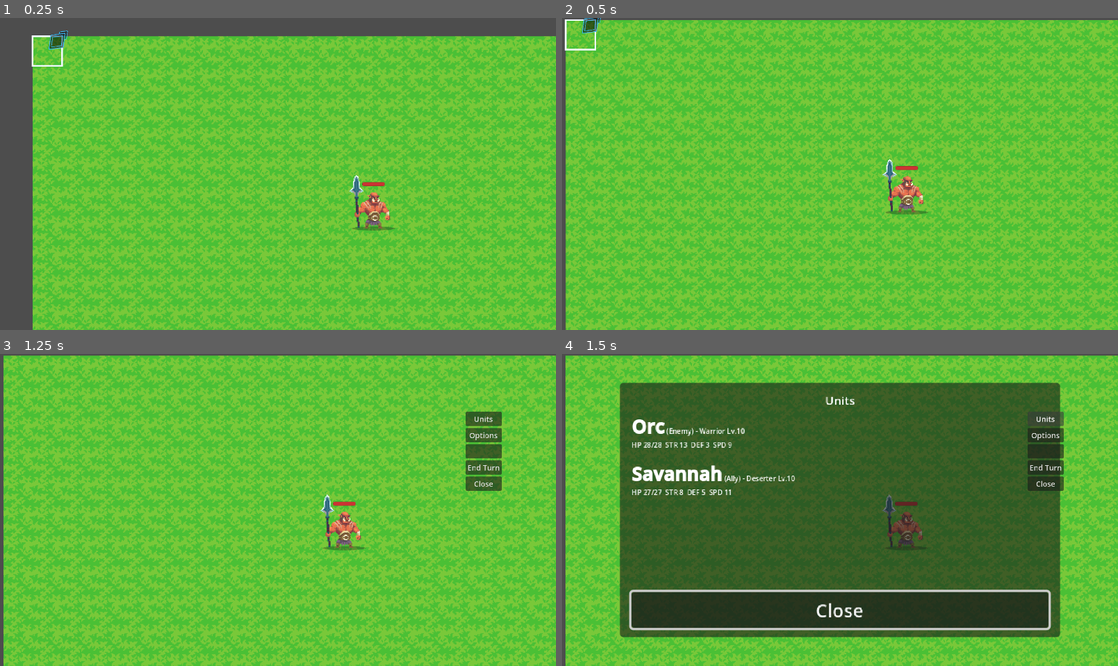
Above: before the commit, frames 1-4 (two rows, left to right).
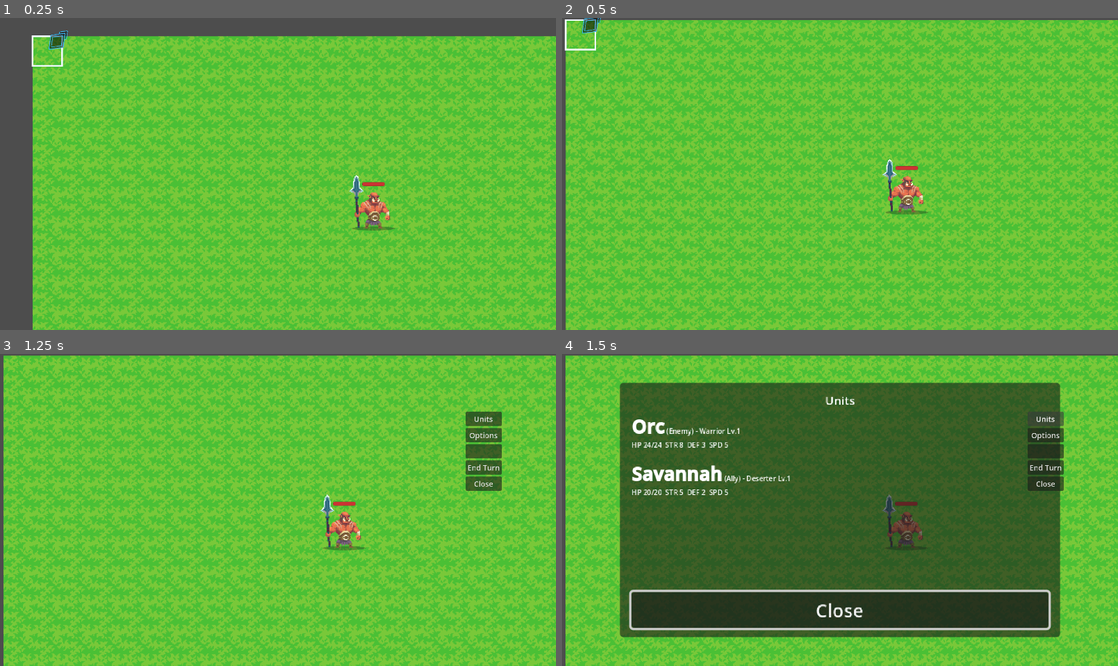
Above: after the commit, the same moments.

Repository: TheKangGaming/bloomblight
Game: Godot game, scene res://scenes/level/CombatMap_1.tscn
Two runs of this game, one before a commit and one after it. Both use one fixed random seed, a clock stepped at 60 frames per second and the inputs below. This scene is started directly instead of the project's main scene.
Inputs (mouse positions are in pixels of both pictures, inside the frame that each line leads up to):
- Up to frame 1 (0.25 s): no input
- Up to frame 2 (0.5 s): no input
- Up to frame 3 (1.25 s): tap Enter (menu_toggle) at 0.5 s; move the mouse to (400, 494) at 0.52 s; hold D (right) from 0.53 s (still down); tap Space (action) at 0.6 s; click (400, 494) at 0.67 s
- Up to frame 4 (1.5 s): release D (right) at 1.25 s; click "Units" at 1.25 s

Frames 1-3 are identical in both runs. In frame 4, 0.2% of the frame differs, in the area x 15-42%, y 23-46%.

Commit message:
Fixing Icons

Diff:
--- a/scenes/level/CombatMap_1.tscn
+++ b/scenes/level/CombatMap_1.tscn
@@ -495,7 +495,6 @@
 position = Vector2(383, 438)
 character_data = SubResource("Resource_yjnxd")
 current_stats = SubResource("Resource_hejk3")
-level = 10
 
 [node name="AudioStreamPlayer" type="AudioStreamPlayer" parent="." unique_id=907970081]
 stream = ExtResource("12_qga0l")
--- a/scenes/ui/main_menu.gd
+++ b/scenes/ui/main_menu.gd
@@ -642,6 +642,11 @@
 		if equipped_accessory == null:
 			equipped_accessory = _resolve_player_accessory_from_combat_template()
 
+	if armor_icon == null and equipped_armor != null and equipped_armor.get("icon") != null:
+		armor_icon = equipped_armor.get("icon")
+	if accessory_icon == null and equipped_accessory != null and equipped_accessory.get("icon") != null:
+		accessory_icon = equipped_accessory.get("icon")
+
 	slot_weapon.texture = weapon_icon
 	slot_armor.texture = armor_icon
 	slot_accessory.texture = accessory_icon
Not shown: 1 places in scenes/level/CombatMap_1.tscn that only renumber resources
